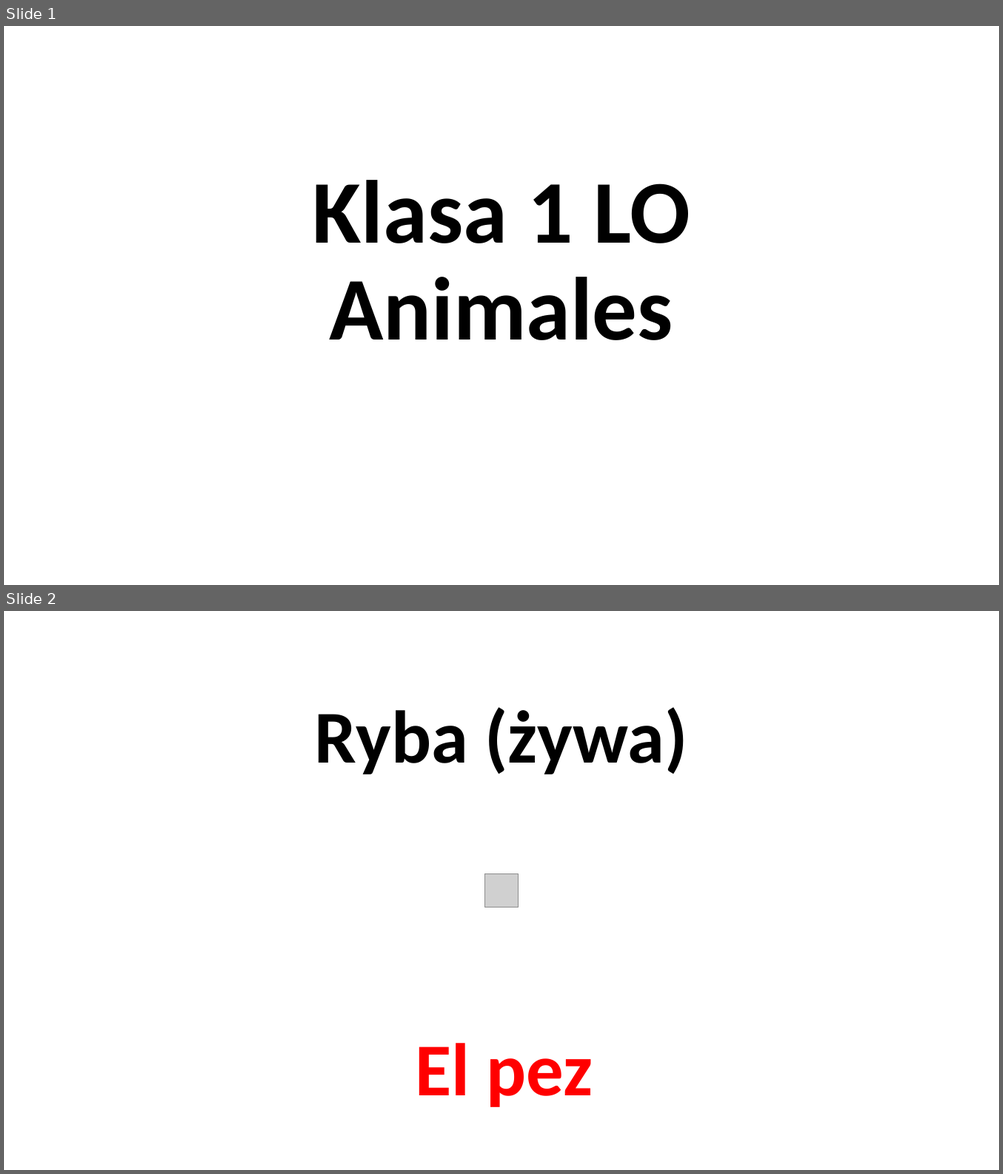
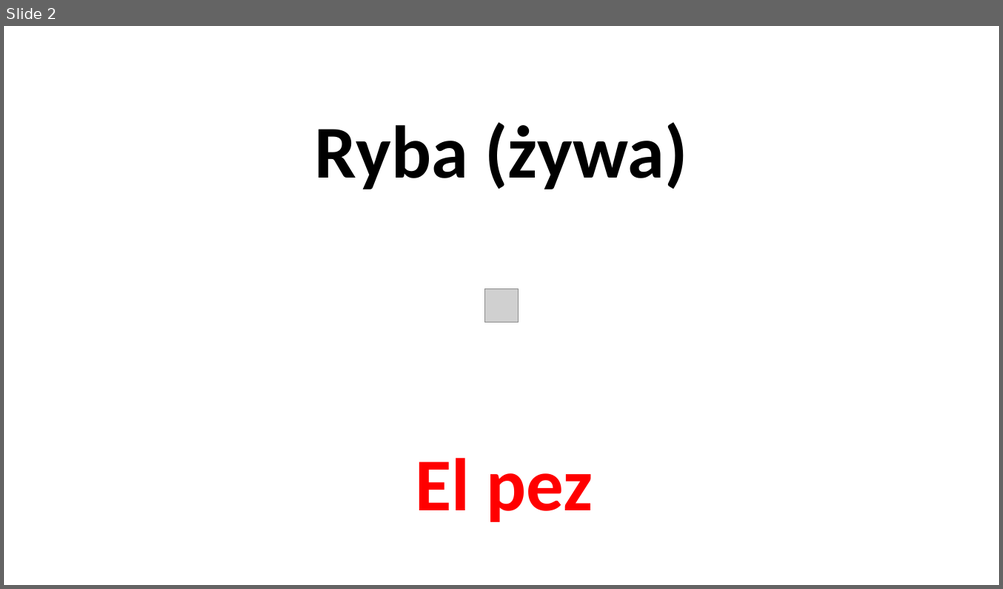
Before and after one commit to wojciechkrakowiak7-arch/Fajna-strona, a slide deck: pliki hiszpański/Animales.pptx. Shown one above the other, each under a label of ours: slides 1 and 2 before the commit, slide 2 after it. The pictures are 1003x1174 and 1003x589 pixels, drawn with LibreOffice and Linux fonts; fonts in the diff are those of the drawing; grey boxes stand for pictures. Boxes give left, top, right and bottom in pixels: in the first picture for what was removed or moved away, otherwise in the second. Text is boxed around its words. In the diff, an @@ line names an element or a change of style, - is before the commit and + after.

```diff
--- a/pliki hiszpański/Animales.pptx
+++ b/pliki hiszpański/Animales.pptx
@@ slide 1 removed at [4,26,999,585], background #FFFFFF @@
@@ title removed at [313,180,690,340] @@
-Klasa 1 LO
-Animales
```
Also in this commit, not shown: 1 slide added, 9 other files.
